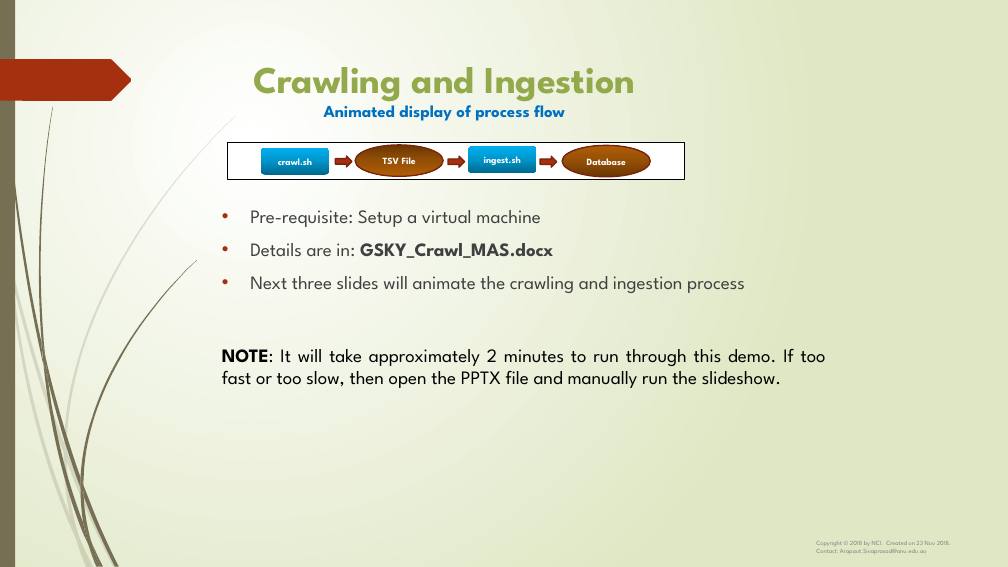
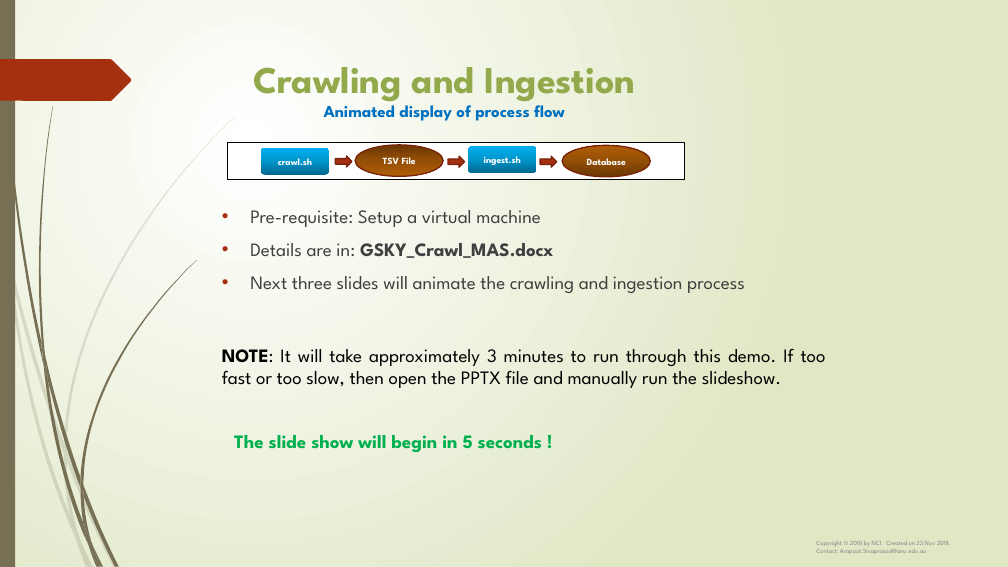
Before and after one commit to nci/gsky, a slide deck: slide 1 of crawl/GSKY_Crawl_MAS.pptx. Drawn at 1008x567 pixels with LibreOffice and Linux fonts; fonts in the diff are those of the drawing; background and template pictures are left out. Boxes give left, top, right and bottom in pixels: in the first picture for what was removed or moved away, otherwise in the second. Text is boxed around its words. In the diff, an @@ line names an element or a change of style, - is before the commit and + after.

```diff
--- a/crawl/GSKY_Crawl_MAS.pptx
+++ b/crawl/GSKY_Crawl_MAS.pptx
@@ text at (x1=222, y1=349, x2=826, y2=388): text changed @@
-NOTE: It will take approximately 2 minutes to run through this demo. If too fast or too slow, then open the PPTX file and manually run the slideshow.
+NOTE: It will take approximately 3 minutes to run through this demo. If too fast or too slow, then open the PPTX file and manually run the slideshow.
@@ text added at (x1=234, y1=435, x2=542, y2=452), 18 pt, text #00B050, bold @@
+The slide show will begin in 5 seconds !
```
Also in this commit, not shown: 3 other slides changed, 1 slide added.
